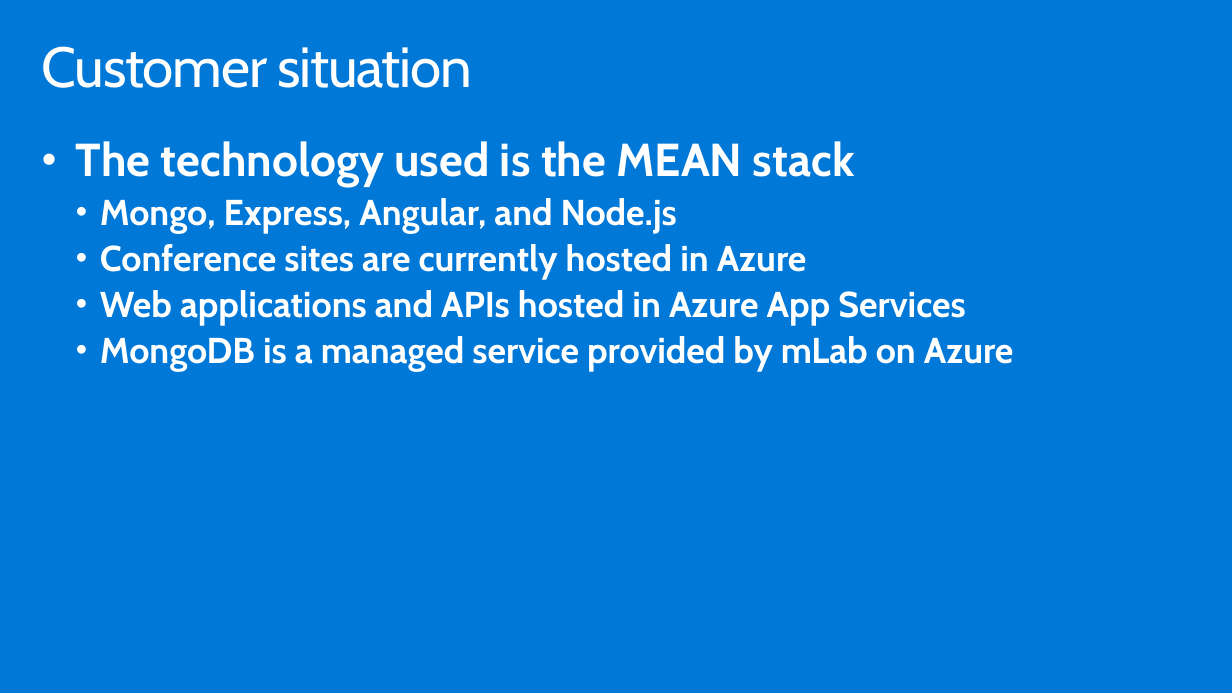
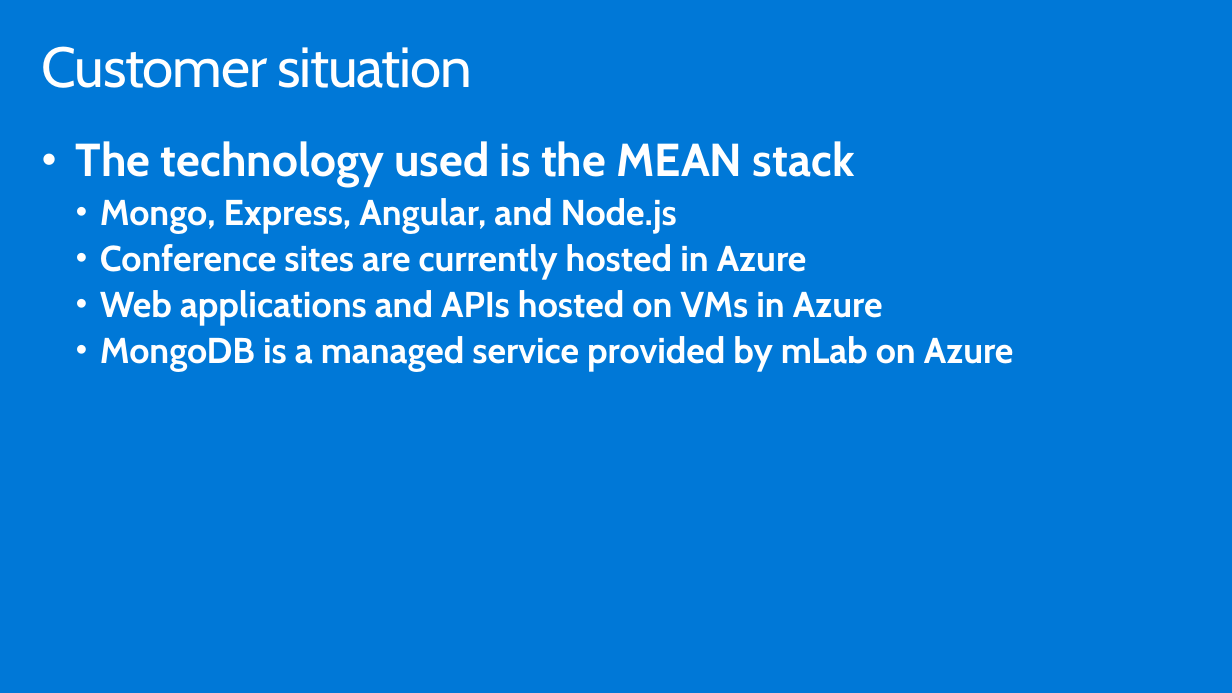
Before and after one commit to yaoshixin007/MCW-Containers-and-DevOps, a slide deck: slide 7 of Whiteboard design session/WDS trainer presentation - Containers and DevOps.pptx. Drawn at 1232x693 pixels with LibreOffice and Linux fonts; fonts in the diff are those of the drawing. Boxes give left, top, right and bottom in pixels: in the first picture for what was removed or moved away, otherwise in the second. Text is boxed around its words. In the diff, an @@ line names an element or a change of style, - is before the commit and + after.

Commit message:
Updating web app hosting to VMs in Azure.

```diff
--- a/Whiteboard design session/WDS trainer presentation - Containers and DevOps.pptx
+++ b/Whiteboard design session/WDS trainer presentation - Containers and DevOps.pptx
@@ text at <box>100,290,883,325</box>: text changed @@
-  • Web applications and APIs hosted in Azure App Services
+  • Web applications and APIs hosted on VMs in Azure
```
Also in this commit, not shown: 1 other slide changed, 2 other files.
